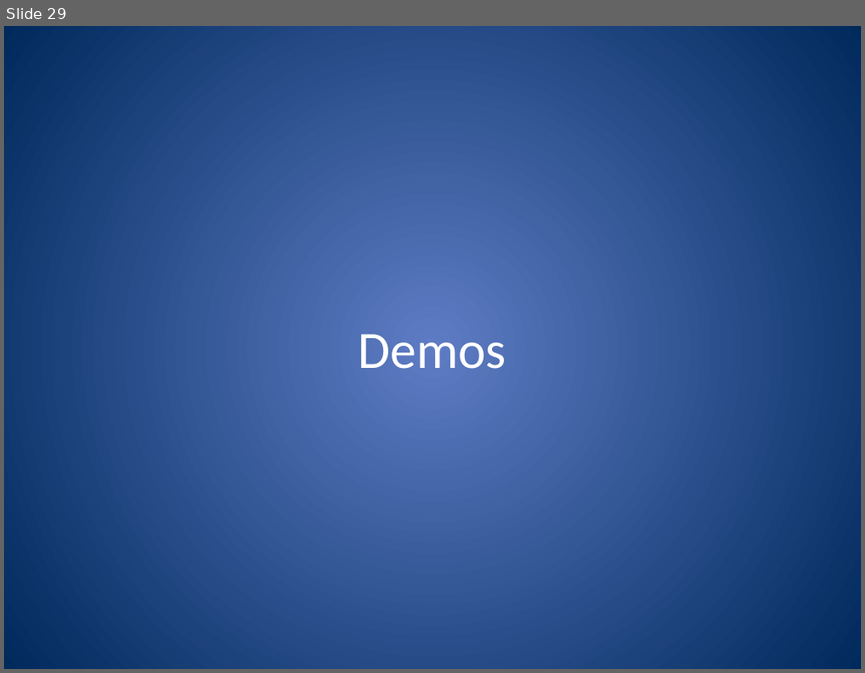
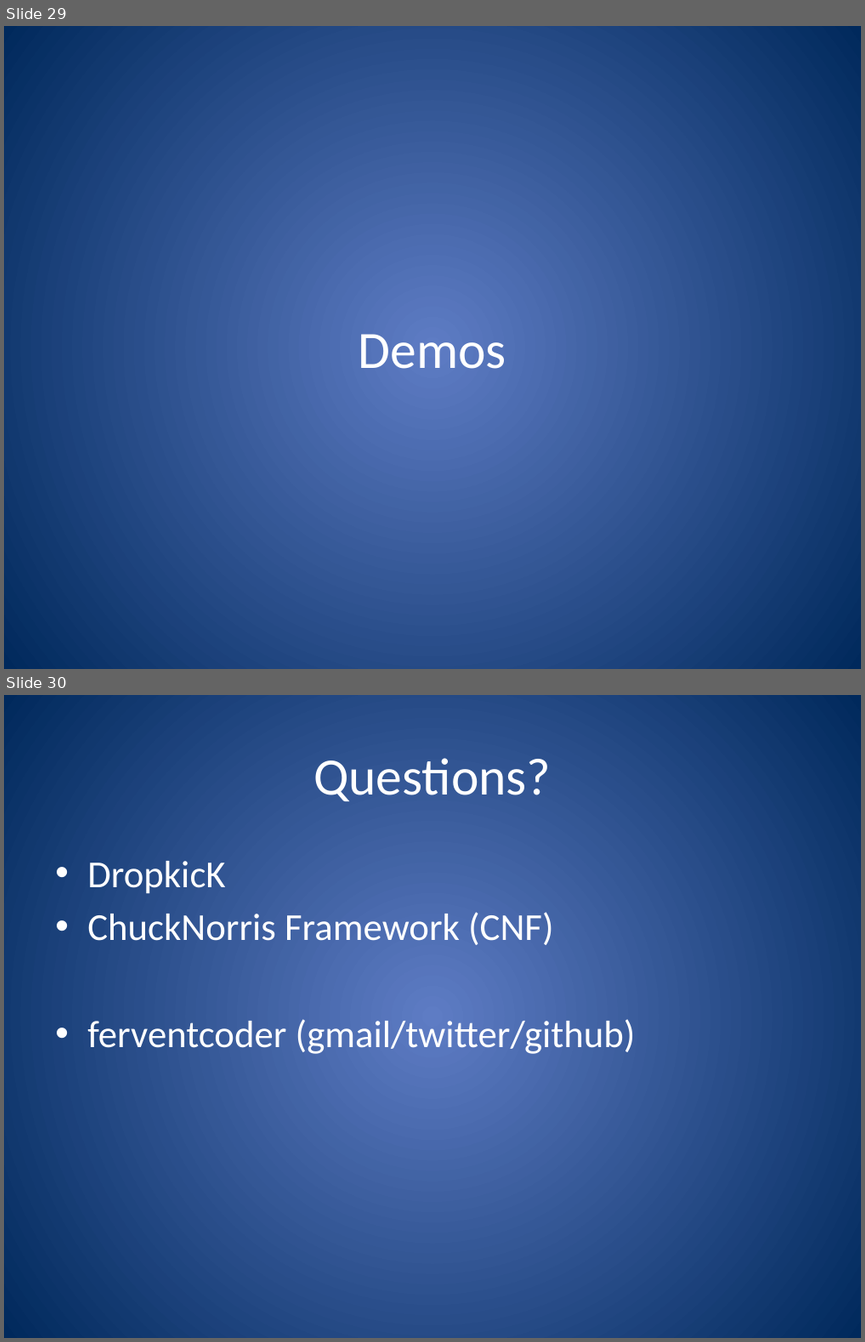
Before and after one commit to ferventcoder/presentations, a slide deck: dotNet/dropkick/DropkicK.pptx. Shown one above the other, each under a label of ours: slide 29 before the commit, slides 29 and 30 after it. The pictures are 865x673 and 865x1342 pixels, drawn with LibreOffice and Linux fonts; fonts in the diff are those of the drawing. Boxes give left, top, right and bottom in pixels: in the first picture for what was removed or moved away, otherwise in the second. Text is boxed around its words. In the diff, an @@ line names an element or a change of style, - is before the commit and + after.

```diff
--- a/dotNet/dropkick/DropkicK.pptx
+++ b/dotNet/dropkick/DropkicK.pptx
@@ slide 30 added at (4,695,861,1338), background gradient #5E7CC5 to #00295C @@
@@ title added at (313,758,551,801), 44 pt, text #FFFFFF @@
+Questions?
@@ text added at (87,861,636,1054), 32 pt, text #FFFFFF @@
+• DropkicK
+• ChuckNorris Framework (CNF)
+• ferventcoder (gmail/twitter/github)
```
Also in this commit, not shown: 5 slides changed, 1 other slide added, 1 slide removed, 12 other files.
